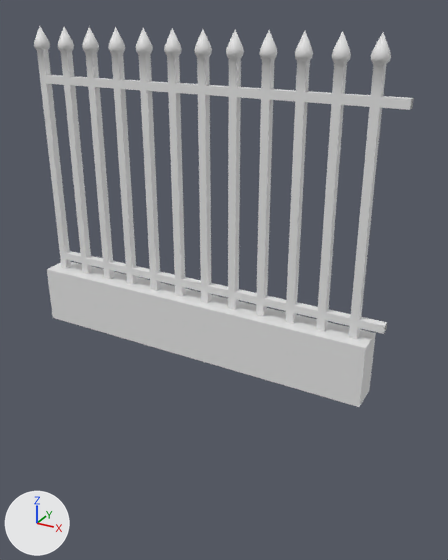
The FBX model Assets/Art/Models/Environment/Fence.fbx as it was, and as the next commit left it.
Before and after are seen from a 50 mm camera at (1.98, -3.17, 2.16) aimed at (0.19, 0.08, 0.54). The axes (+X, +Y, +Z) are drawn at lower left. The lights are the same throughout. Where no turn or scale is listed for an object, it has been applied to the vertices.

In view in the first picture: 'Fence.002'.
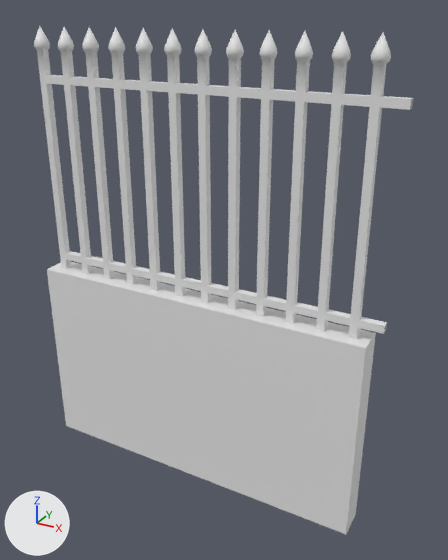
The newer file is also rescaled (x2.0) as a whole; pictures and numbers use the older file's frame.

Boxes [x1, y1, x2, y2] around the edits, measured in the pictures (448 x 560 px; the box of a moved part takes in the faces that stretch with it):
```json
{"object": "Fence.002", "change": "reshaped", "before": [34, 26, 414, 407], "after": [34, 26, 414, 534], "on screen": "33% taller"}
{"part": 1, "of": "me_cube_002", "change": "moved or reshaped", "before": [48, 277, 375, 407], "after": [48, 277, 375, 534]}
```

Edits to the scene script, one JSON object a line:
```json
{"block": "me_cube_002", "where": "me_cube_002.from_pydata(...)  # 900 vertices, 925 faces; spans x -1.2..1.27, y -0.1..0.1, z 0.0..2.06"}
{"block": "me_cube_002", "where": "# used by ob_fence_002; location = (0.0, 0.0, 0.0)"}
{"block": "me_cube_002", "where": "# before: 0 (1.2, -0.1, 0.0) at pixel (359, 407), 2 (1.2, 0.1, 0.0) at pixel (369, 390), 448 (-1.2, -0.1, 0.0) at pixel (52, 317), 450 (-1.2, 0.1, 0.0)"}
{"block": "me_cube_002", "change": "me_cube_002 part 1"}
{"op": "add", "block": "me_cube_002", "code": "for i in [0, 2, 448, 450]: me_cube_002.vertices[i].co += Vector((0.0, 0.0, -1.0))"}
```
